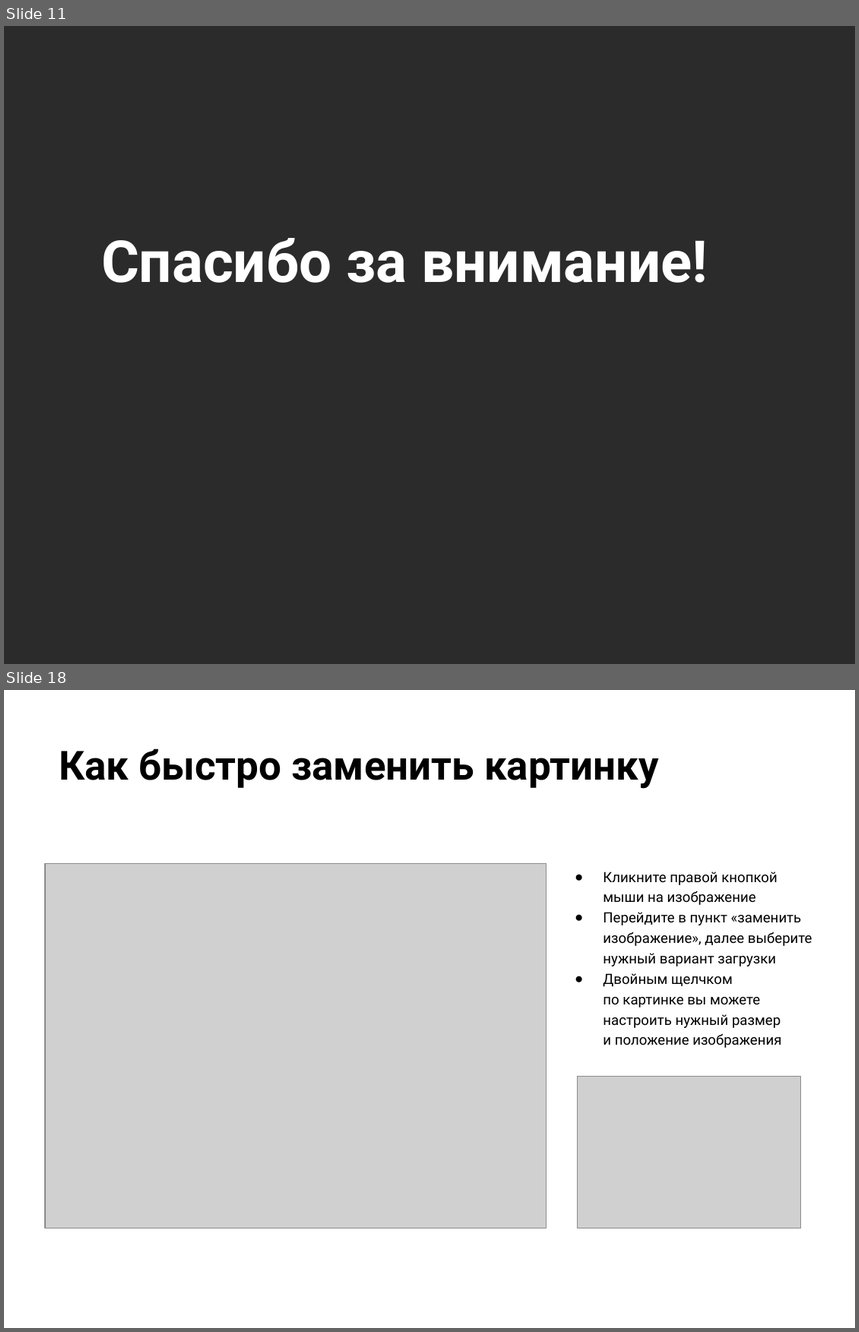
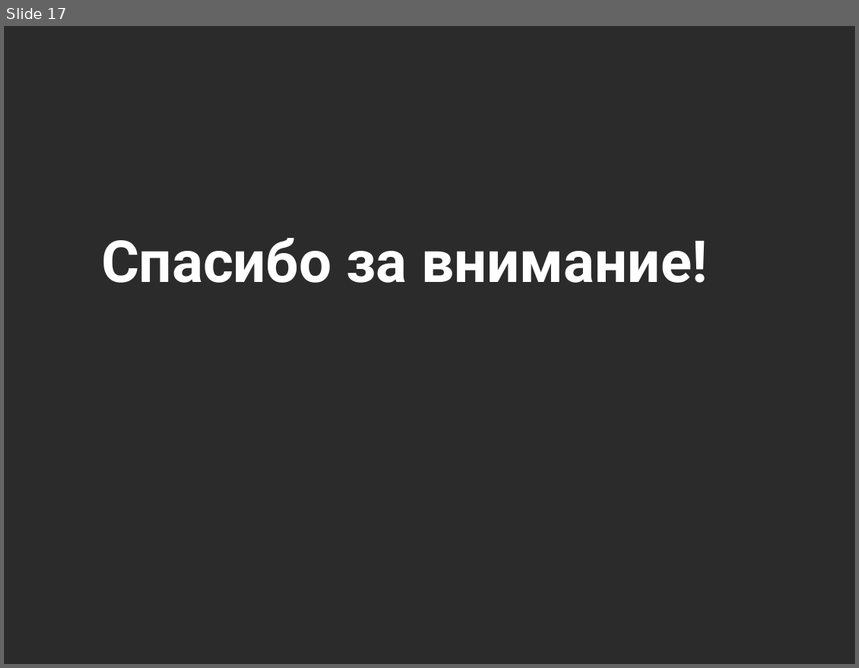
Before and after one commit to MichaelNS/otus_micro_arch, a slide deck: project/Защита проекта_синяя.pptx. Shown one above the other, each under a label of ours: slides 11 and 18 before the commit, slide 17 after it; the slides between them are not shown. The pictures are 859x1332 and 859x668 pixels, drawn with LibreOffice and Linux fonts; fonts in the diff are those of the drawing; grey boxes stand for pictures; background and template pictures are left out; a plain dark background stands for a picture behind light text. Boxes give left, top, right and bottom in pixels: in the first picture for what was removed or moved away, otherwise in the second. Text is boxed around its words. In the diff, an @@ line names an element or a change of style, - is before the commit and + after.

```diff
--- a/project/Защита проекта_синяя.pptx
+++ b/project/Защита проекта_синяя.pptx
@@ slide 18 removed at <box>4,690,855,1328</box>, background picture (left out) @@
@@ text removed at <box>59,749,659,789</box> @@
-Как быстро заменить картинку
@@ picture removed at <box>45,863,546,1229</box> @@
@@ text removed at <box>603,872,813,1048</box> @@
-● Кликните правой кнопкой
-мыши на изображение
-● Перейдите в пункт «заменить изображение», далее выберите нужный вариант загрузки
-● Двойным щелчком
-по картинке вы можете
-настроить нужный размер
-и положение изображения
@@ picture removed at <box>578,1076,800,1229</box> @@
@@ what was slide 11 is now slide 17 @@
```
Also in this commit, not shown: 6 slides changed, 6 slides added, 7 other slides removed, 17 other files.
